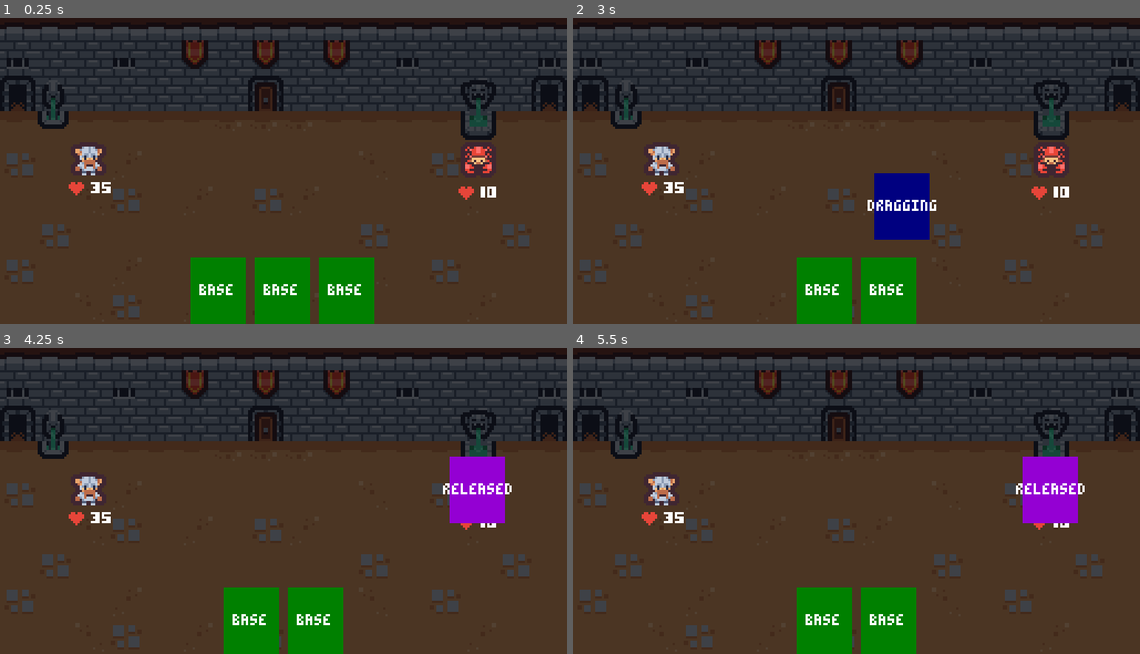
Above: before the commit, frames 1-4 (two rows, left to right).
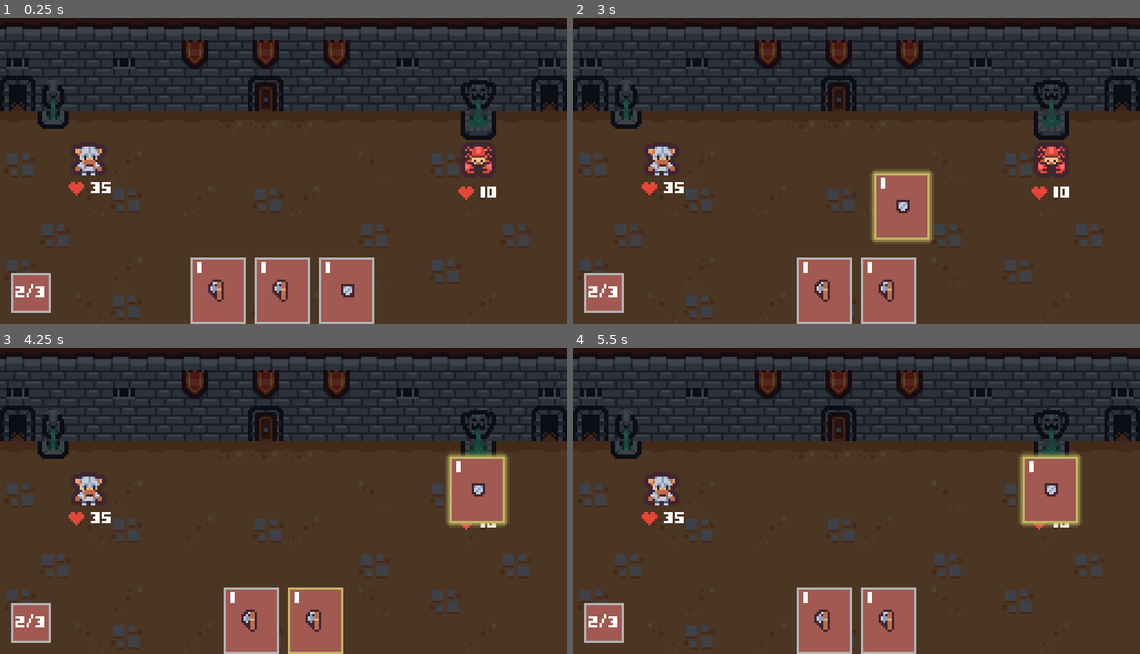
Above: after the commit, the same moments.

Repository: chamons/clone-the-spire
Game: Godot game, scene res://scenes/battle/battle.tscn
Two runs of this game, one before a commit and one after it. Both use one fixed random seed, a clock stepped at 60 frames per second and the inputs below.
Inputs (mouse positions are in pixels of both pictures, inside the frame that each line leads up to):
- Up to frame 1 (0.25 s): no input
- Up to frame 2 (3 s): tap Enter at 0.5, 2.75 s; drag from (788, 290) to (856, 115) at 0.52 s; drag from (822, 290) to (856, 115) at 1.27 s; tap Space at 2 s; move the mouse to (856, 290) at 2.02 s; press the mouse at (856, 290) at 2.03 s; release the mouse at (856, 290) at 2.75 s; drag from (828, 229) to (1049, 158) at 2.77 s
- Up to frame 3 (4.25 s): drag from (476, 488) to (317, 620) at 3.52 s
- Up to frame 4 (5.5 s): tap Space at 4.25 s; drag from (686, 445) to (822, 620) at 4.27 s; tap Enter at 5 s; move the mouse to (884, 494) at 5.02 s; press the mouse at (884, 494) at 5.03 s

The runs differ from the first frame. In frame 1, 7.3% of the frame differs, in the area x 1-67%, y 78-100%; in frame 2, 7.6%; in frame 3, 7.7%, in the area x 1-91%, y 34-100%; in frame 4, 7.7%.

Commit message:
Half way through part 5, going offroad a bit

Diff:
--- a/global/event.gd
+++ b/global/event.gd
@@ -2,3 +2,4 @@
 
 signal card_aim_started(card: Card)
 signal card_aim_ended(card: Card)
+signal card_played(card: Card)
--- a/main_theme.tres
+++ b/main_theme.tres
@@ -1,7 +1,9 @@
-[gd_resource type="Theme" load_steps=2 format=3 uid="uid://depsvw2yaipwl"]
+[gd_resource type="Theme" load_steps=3 format=3 uid="uid://depsvw2yaipwl"]
 
+[ext_resource type="StyleBox" uid="uid://bxw5sk71j2d7d" path="res://scenes/card/card_base_stylebox.tres" id="1_1pg33"]
 [ext_resource type="FontFile" uid="uid://dskmdk146n4rq" path="res://art/pixel_rpg.ttf" id="1_kfpiv"]
 
 [resource]
 default_font = ExtResource("1_kfpiv")
 default_font_size = 6
+Panel/styles/panel = ExtResource("1_1pg33")
--- a/resources/card_resource.gd
+++ b/resources/card_resource.gd
@@ -9,6 +9,38 @@
 @export var id: String
 @export var type: Type
 @export var target: Target
+@export var cost: int
+
+@export_group("Card Visuals")
+@export var icon: Texture
+@export_multiline var tooltip_tip: String
 
 func is_single_target() -> bool:
 	return self.target == Target.SINGLE_ENEMY
+
+func get_targets(targets: Array[Node]) -> Array[Node]:
+	# Change to assert
+	if not targets:
+		return []
+	var tree := targets[0].get_tree()
+
+	match self.target:
+		Target.SINGLE_ENEMY:
+			assert(targets.size() == 1)
+			return targets
+		Target.SELF:
+			return tree.get_nodes_is_group("player")
+		Target.SINGLE_ENEMY:
+			return tree.get_nodes_is_group("enemies")
+		Target.EVERYONE:
+			return tree.get_nodes_is_group("player") + tree.get_nodes_is_group("enemies")
+		_:
+			return []  # Change to assert
+
+func play(targets: Array[Node], character_stats: CharacterStats) -> void:
+	Events.card_played.emit(self)
+	character_stats.mana -= self.cost
+	apply_effect(self.get_targets(targets))
+
+func apply_effect(targets: Array[Node]) -> void:
+	pass
--- a/resources/character_stats.gd
+++ b/resources/character_stats.gd
@@ -18,7 +18,7 @@
 	self.mana = self.max_mana
 	stats_changed.emit()
 
-func can_play_card(card: Card) -> bool:
+func can_play_card(card: CardResource) -> bool:
 	return self.mana >= card.cost
 
 func create_instance() -> Resource:
--- a/resources/characters/warrior/cards/axe_attack.tres
+++ b/resources/characters/warrior/cards/axe_attack.tres
@@ -1,5 +1,6 @@
-[gd_resource type="Resource" script_class="CardResource" load_steps=2 format=3 uid="uid://b8ke0jky6cokt"]
+[gd_resource type="Resource" script_class="CardResource" load_steps=3 format=3 uid="uid://b8ke0jky6cokt"]
 
+[ext_resource type="Texture2D" uid="uid://ck1t4hdip6xrl" path="res://art/tile_0119.png" id="1_ewj8d"]
 [ext_resource type="Script" path="res://resources/card_resource.gd" id="1_h1j74"]
 
 [resource]
@@ -7,3 +8,6 @@
 id = "axe_attack"
 type = 0
 target = 1
+cost = 1
+icon = ExtResource("1_ewj8d")
+tooltip_tip = ""
--- a/resources/characters/warrior/cards/warrior_block.tres
+++ b/resources/characters/warrior/cards/warrior_block.tres
@@ -1,5 +1,6 @@
-[gd_resource type="Resource" script_class="CardResource" load_steps=2 format=3 uid="uid://0rghfpwkgw37"]
+[gd_resource type="Resource" script_class="CardResource" load_steps=3 format=3 uid="uid://0rghfpwkgw37"]
 
+[ext_resource type="Texture2D" uid="uid://oe7v35ii8vrs" path="res://art/tile_0102.png" id="1_ldh0t"]
 [ext_resource type="Script" path="res://resources/card_resource.gd" id="1_skfv5"]
 
 [resource]
@@ -7,3 +8,6 @@
 id = "warrior_block"
 type = 1
 target = 0
+cost = 1
+icon = ExtResource("1_ldh0t")
+tooltip_tip = ""
--- /dev/null
+++ b/resources/effect.gd
@@ -0,0 +1,5 @@
+class_name Effect
+extends RefCounted
+
+func execute(_targets: Array[Node]) -> void:
+	pass
--- /dev/null
+++ b/resources/effects/block_effect.gd
@@ -0,0 +1,12 @@
+class_name BlockEffect
+extends Effect
+
+var amount := 0
+
+func execute(targets: Array[Node]) -> void:
+	for target in targets:
+		# Change to assert
+		if not target:
+			continue
+		if target is Enemy or target is Player:
+			target.stats.block += amount
--- /dev/null
+++ b/resources/effects/damage_effect.gd
@@ -0,0 +1,12 @@
+class_name DamageEffect
+extends Effect
+
+var amount := 0
+
+func execute(targets: Array[Node]) -> void:
+	for target in targets:
+		# Change to assert
+		if not target:
+			continue
+		if target is Enemy or target is Player:
+			target.take_damage(amount)
--- a/scenes/battle/battle.tscn
+++ b/scenes/battle/battle.tscn
@@ -10,6 +10,7 @@
 [ext_resource type="Resource" uid="uid://b8ke0jky6cokt" path="res://resources/characters/warrior/cards/axe_attack.tres" id="4_11ab5"]
 [ext_resource type="Resource" uid="uid://dq7ybwx5mbbgc" path="res://resources/characters/warrior/warrior_stats.tres" id="4_u1pfl"]
 [ext_resource type="Resource" uid="uid://0rghfpwkgw37" path="res://resources/characters/warrior/cards/warrior_block.tres" id="5_nncf4"]
+[ext_resource type="PackedScene" uid="uid://b678n6nhe6bhh" path="res://scenes/ui/mana_ui.tscn" id="11_qhdmi"]
 
 [sub_resource type="RectangleShape2D" id="RectangleShape2D_1mmc7"]
 size = Vector2(256, 100)
@@ -68,3 +69,5 @@
 [node name="Card3" parent="BattleUI/Hand" instance=ExtResource("2_vesfk")]
 layout_mode = 2
 card = ExtResource("5_nncf4")
+
+[node name="ManaUI" parent="BattleUI" instance=ExtResource("11_qhdmi")]
--- a/scenes/card/card.gd
+++ b/scenes/card/card.gd
@@ -3,10 +3,16 @@
 
 signal reparent_requested(card: Card)
 
-@export var card: CardResource
+const BASE_STYLEBOX := preload("res://scenes/card/card_base_stylebox.tres")
+const DRAG_STYLEBOX := preload("res://scenes/card/card_dragging_style_box.tres")
+const HOVER_STYLEBOX := preload("res://scenes/card/card_hover_stylebox.tres")
 
-@onready var color: ColorRect = $Color
-@onready var state: Label = $State
+@export var card: CardResource : set = set_card
+
+@onready var panel: Panel = $Panel
+@onready var cost: Label = $Cost
+@onready var icon: TextureRect = $Icon
+
 @onready var drop_point_detector: Area2D = $DropDetector
 @onready var card_state_machine: CardStateMachine = $CardStateMachine as CardStateMachine
 @onready var targets : Array[Node] = []
@@ -16,6 +22,13 @@
 
 func _ready() -> void:
 	self.card_state_machine.init(self)
+
+func set_card(value: CardResource) -> void:
+	if not self.is_node_ready():
+		await self.ready
+	card = value
+	self.cost.text = str(value.cost)
+	self.icon.texture = value.icon
 
 func animate_to_position(new_position: Vector2, duration: float) -> void:
 	tween = create_tween().set_trans(Tween.TRANS_CIRC).set_ease(Tween.EASE_OUT)
--- a/scenes/card/card.tscn
+++ b/scenes/card/card.tscn
@@ -1,8 +1,10 @@
-[gd_scene load_steps=10 format=3 uid="uid://dhxyq208x7xmr"]
+[gd_scene load_steps=12 format=3 uid="uid://dhxyq208x7xmr"]
 
 [ext_resource type="Theme" uid="uid://depsvw2yaipwl" path="res://main_theme.tres" id="1_7ck16"]
 [ext_resource type="Script" path="res://scenes/card/card.gd" id="2_j6t4f"]
+[ext_resource type="StyleBox" uid="uid://bxw5sk71j2d7d" path="res://scenes/card/card_base_stylebox.tres" id="3_7ac7o"]
 [ext_resource type="Script" path="res://scenes/card/card_state_machine.gd" id="3_ldiga"]
+[ext_resource type="Texture2D" uid="uid://bfvi02kojsa00" path="res://art/tile_0103.png" id="3_svmt2"]
 [ext_resource type="Script" path="res://scenes/card/card_states/base_state.gd" id="4_lc8ne"]
 [ext_resource type="Script" path="res://scenes/card/card_states/clicked_state.gd" id="5_o6wvo"]
 [ext_resource type="Script" path="res://scenes/card/card_states/dragging_state.gd" id="6_fy4vb"]
@@ -25,7 +27,7 @@
 theme = ExtResource("1_7ck16")
 script = ExtResource("2_j6t4f")
 
-[node name="Color" type="ColorRect" parent="."]
+[node name="Panel" type="Panel" parent="."]
 layout_mode = 1
 anchors_preset = 15
 anchor_right = 1.0
@@ -33,20 +35,36 @@
 grow_horizontal = 2
 grow_vertical = 2
 mouse_filter = 2
-color = Color(0.117647, 0.247059, 0.00784314, 1)
+theme_override_styles/panel = ExtResource("3_7ac7o")
 
-[node name="State" type="Label" parent="."]
-layout_mode = 1
-anchors_preset = 15
-anchor_right = 1.0
-anchor_bottom = 1.0
-grow_horizontal = 2
-grow_vertical = 2
-text = "state"
+[node name="Cost" type="Label" parent="."]
+layout_mode = 0
+offset_right = 10.0
+offset_bottom = 10.0
+text = "2"
 horizontal_alignment = 1
 vertical_alignment = 1
 
+[node name="Icon" type="TextureRect" parent="."]
+layout_mode = 1
+anchors_preset = 8
+anchor_left = 0.5
+anchor_top = 0.5
+anchor_right = 0.5
+anchor_bottom = 0.5
+offset_left = -5.0
+offset_top = -5.0
+offset_right = 5.0
+offset_bottom = 5.0
+grow_horizontal = 2
+grow_vertical = 2
+mouse_filter = 2
+texture = ExtResource("3_svmt2")
+expand_mode = 1
+stretch_mode = 5
+
 [node name="DropDetector" type="Area2D" parent="."]
+visible = false
 collision_mask = 2
 monitorable = false
 
--- /dev/null
+++ b/scenes/card/card_base_stylebox.tres
@@ -0,0 +1,9 @@
+[gd_resource type="StyleBoxFlat" format=3 uid="uid://bxw5sk71j2d7d"]
+
+[resource]
+bg_color = Color(0.631373, 0.34902, 0.321569, 1)
+border_width_left = 1
+border_width_top = 1
+border_width_right = 1
+border_width_bottom = 1
+border_color = Color(0.701961, 0.701961, 0.701961, 1)
--- /dev/null
+++ b/scenes/card/card_dragging_style_box.tres
@@ -0,0 +1,11 @@
+[gd_resource type="StyleBoxFlat" format=3 uid="uid://ba1n14q4r4qay"]
+
+[resource]
+bg_color = Color(0.631373, 0.34902, 0.321569, 1)
+border_width_left = 1
+border_width_top = 1
+border_width_right = 1
+border_width_bottom = 1
+border_color = Color(0.756863, 0.713726, 0.388235, 1)
+shadow_color = Color(0.756863, 0.713726, 0.388235, 0.721569)
+shadow_size = 2
--- /dev/null
+++ b/scenes/card/card_hover_stylebox.tres
@@ -0,0 +1,9 @@
+[gd_resource type="StyleBoxFlat" format=3 uid="uid://dfrg8fdqd5bgk"]
+
+[resource]
+bg_color = Color(0.631373, 0.34902, 0.321569, 1)
+border_width_left = 1
+border_width_top = 1
+border_width_right = 1
+border_width_bottom = 1
+border_color = Color(0.756863, 0.713726, 0.388235, 1)
--- a/scenes/card/card_states/aiming_state.gd
+++ b/scenes/card/card_states/aiming_state.gd
@@ -3,8 +3,6 @@
 const MOUSE_Y_SNAPBACK_THRESHOLD := 138
 
 func enter() -> void:
-	self.card.color.color = Color.WEB_PURPLE
-	self.card.state.text = "AIMING"
 	self.card.targets.clear()
 	var offset := Vector2(self.card.parent.size.x / 2, -self.card.size.y / 2)
 	offset.x -= card.size.x / 2
--- a/scenes/card/card_states/base_state.gd
+++ b/scenes/card/card_states/base_state.gd
@@ -8,11 +8,16 @@
 		card.tween.kill()
 
 	self.card.reparent_requested.emit(card)
-	self.card.color.color = Color.WEB_GREEN
-	self.card.state.text = "BASE"
 	self.card.pivot_offset = Vector2.ZERO
+	self.card.panel.set("theme_override_styles/panel", card.BASE_STYLEBOX)
 
 func on_gui_input(event: InputEvent) -> void:
 	if event.is_action_pressed("left_mouse"):
 		self.card.pivot_offset = card.get_global_mouse_position() - card.global_position
 		transition_requested.emit(self, CardState.State.CLICKED)
+
+func on_mouse_entered() -> void:
+	self.card.panel.set("theme_override_styles/panel", card.HOVER_STYLEBOX)
+
+func on_mouse_exited() -> void:
+	self.card.panel.set("theme_override_styles/panel", card.BASE_STYLEBOX)
--- a/scenes/card/card_states/clicked_state.gd
+++ b/scenes/card/card_states/clicked_state.gd
@@ -1,8 +1,6 @@
 extends CardState
 
 func enter() -> void:
-	self.card.color.color = Color.ORANGE
-	self.card.state.text = "CLICKED"
 	self.card.drop_point_detector.monitoring = true
 
 func on_input(event: InputEvent) -> void:
--- a/scenes/card/card_states/dragging_state.gd
+++ b/scenes/card/card_states/dragging_state.gd
@@ -8,12 +8,10 @@
 	if ui_layer: # Change to assert
 		self.card.reparent(ui_layer)
 
-	self.card.color.color = Color.NAVY_BLUE
-	self.card.state.text = "DRAGGING"
-
 	self.minimum_drag_elapsed = false
 	var threshold_timer := get_tree().create_timer(DRAG_MINIMUM_THRESHOLD, false)
 	threshold_timer.timeout.connect(func(): self.minimum_drag_elapsed = true)
+	self.card.panel.set("theme_override_styles/panel", card.DRAG_STYLEBOX)
 
 func on_input(event: InputEvent) -> void:
 	var single_targeted := card.card.is_single_target()
--- a/scenes/card/card_states/released_state.gd
+++ b/scenes/card/card_states/released_state.gd
@@ -3,8 +3,6 @@
 var played: bool
 
 func enter() -> void:
-	self.card.color.color = Color.DARK_VIOLET
-	self.card.state.text = "RELEASED"
 	self.played = false
 
 	if not self.card.targets.is_empty():
--- a/scenes/enemy/enemy.gd
+++ b/scenes/enemy/enemy.gd
@@ -33,3 +33,10 @@
 	self.stats.take_damage(damage)
 	if self.stats.health <= 0:
 		self.queue_free()
+
+
+func _on_area_entered(_area: Area2D) -> void:
+	self.arrow.show()
+
+func _on_area_exited(_area: Area2D) -> void:
+	self.arrow.hide()
--- a/scenes/enemy/enemy.tscn
+++ b/scenes/enemy/enemy.tscn
@@ -26,3 +26,6 @@
 [node name="StatsUI" parent="." instance=ExtResource("3_5wtrx")]
 offset_top = 7.0
 offset_bottom = 23.0
+
+[connection signal="area_entered" from="." to="." method="_on_area_entered"]
+[connection signal="area_exited" from="." to="." method="_on_area_exited"]
--- /dev/null
+++ b/scenes/ui/mana_ui.gd
@@ -0,0 +1,19 @@
+class_name ManaUI
+extends Panel
+
+@export var character_stats: CharacterStats : set = set_character_stats
+
+@onready var mana_label: Label = $ManaLabel
+
+func set_character_stats(value: CharacterStats) -> void:
+	character_stats = value
+	if not character_stats.stats_changed.is_connected(on_stats_changed):
+		character_stats.stats_changed.connect(on_stats_changed)
+
+	if not self.is_node_ready():
+		await self.ready
+
+	on_stats_changed()
+
+func on_stats_changed() -> void:
+	self.mana_label.text = "%s/%s" % [self.character_stats.mana, self.character_stats.max_mana]
--- /dev/null
+++ b/scenes/ui/mana_ui.tscn
@@ -0,0 +1,27 @@
+[gd_scene load_steps=3 format=3 uid="uid://b678n6nhe6bhh"]
+
+[ext_resource type="Theme" uid="uid://depsvw2yaipwl" path="res://main_theme.tres" id="1_rig1c"]
+[ext_resource type="Script" path="res://scenes/ui/mana_ui.gd" id="2_i33rl"]
+
+[node name="ManaUI" type="Panel"]
+anchors_preset = 2
+anchor_top = 1.0
+anchor_bottom = 1.0
+offset_left = 5.0
+offset_top = -23.0
+offset_right = 23.0
+offset_bottom = -5.0
+grow_vertical = 0
+theme = ExtResource("1_rig1c")
+script = ExtResource("2_i33rl")
+
+[node name="ManaLabel" type="Label" parent="."]
+layout_mode = 1
+anchors_preset = 15
+anchor_right = 1.0
+anchor_bottom = 1.0
+grow_horizontal = 2
+grow_vertical = 2
+text = "2/3"
+horizontal_alignment = 1
+vertical_alignment = 1
Not shown: 1 places in scenes/battle/battle.tscn that only renumber resources
